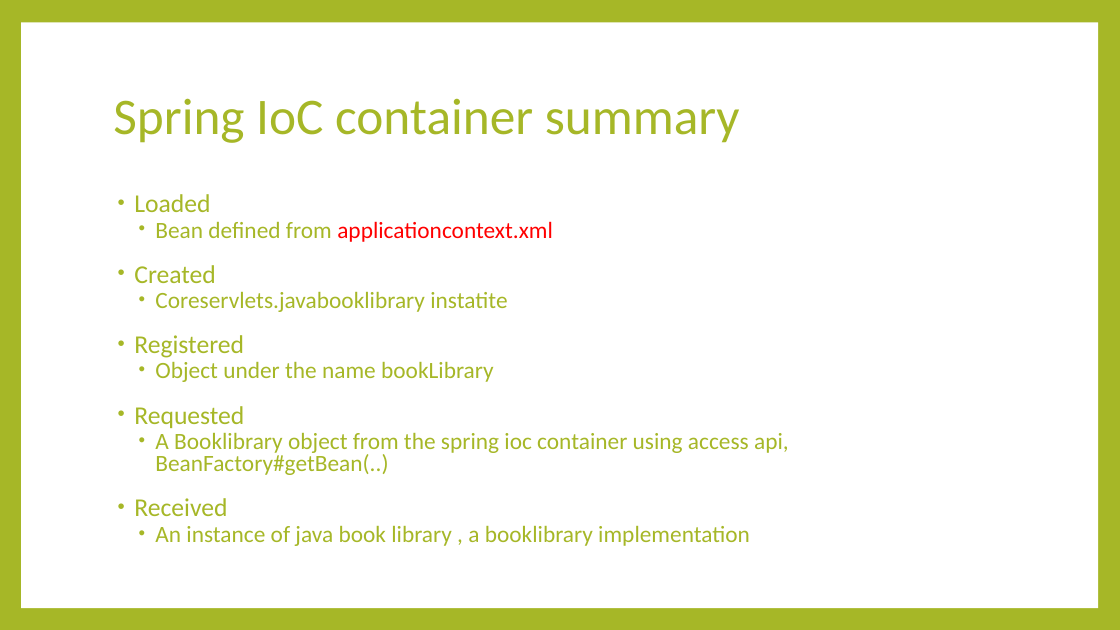
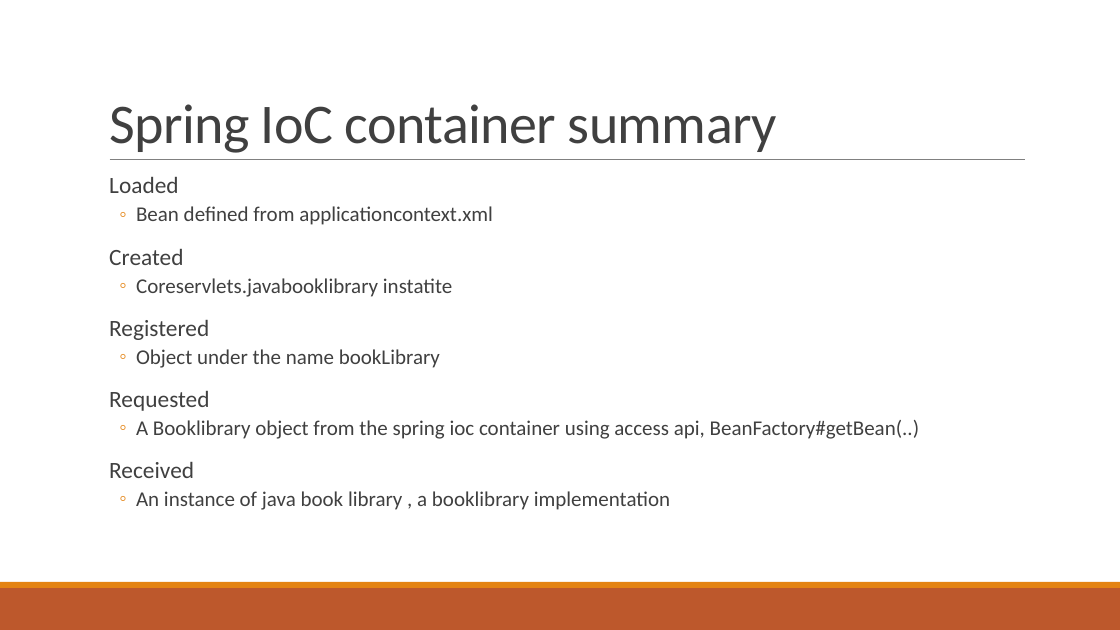
Before and after one commit to minhcnrs/JAVA_Course_Spring_Training, a slide deck: slide 12 of course/Spring-Day2.pptx. Drawn at 1120x630 pixels with LibreOffice and Linux fonts; fonts in the diff are those of the drawing. Boxes give left, top, right and bottom in pixels: in the first picture for what was removed or moved away, otherwise in the second. Text is boxed around its words. In the diff, an @@ line names an element or a change of style, - is before the commit and + after.

```diff
--- a/course/Spring-Day2.pptx
+++ b/course/Spring-Day2.pptx
@@ background #A6B727 to #FFFFFF @@
@@ rectangle removed at (21, 23, 1098, 608) @@
@@ title "Spring IoC container summary" at (109, 104, 777, 153): size 44 to 48 pt, text colour #A6B727 to #404040, letter spacing 0 to -0.5 pt; line spacing 0.9 to 0.85; vertical alignment middle to bottom @@
@@ text "Loaded": place and size @@
-text "Loaded" at (134, 194, 789, 546)
+text "Loaded" at (109, 177, 919, 510)
@@ text "Loaded" at (109, 177, 919, 510): size 22 to 20 pt in "Loaded", "Created", "Registered", "Requested" and 1 more places; text colour #A6B727 to #404040; size 20 to 18 pt in "Bean defined from applicationcontext.xml", "Coreservlets.javabooklibrary instatite", "Object under the name bookLibrary", "A Booklibrary object from the spring ioc ..." and 1 more places; text colour #FF0000 to #404040 in "applicationcontext.xml"; bullet • to  ; line spacing 0.8 to 0.9; bullet colour #A6B727 to #E48312; bullet • to ◦ @@
@@ line added from (110, 160) to (1026, 160), #808080 0.5 pt @@
@@ rectangle added at (0, 588, 1120, 630), fill #BD582C @@
@@ rectangle added at (0, 582, 1120, 588), fill #E48312 @@
```
Also in this commit, not shown: 57 other slides changed, 3 slides added, 2 slides removed, 23 other files.
